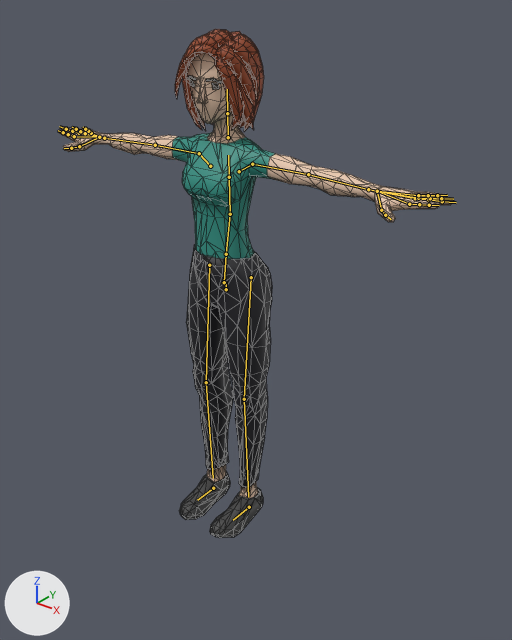
One commit to the glTF model js/models/avatars/club-crowd-f2.glb: the scene before it, then after it.
Rendered twice from a 50 mm lens placed at (1.555, -1.839, 1.991), pointed at (0.155, -0.09, 0.907). The axes (+X, +Y, +Z) are drawn at lower left. The lights are the same throughout. The picture after the commit comes second. The bones that change, and the others that lie on the model, are drawn over the model as lines. Mesh edges are drawn as thin lines.

In view in the first picture: 'Casual_Body'.
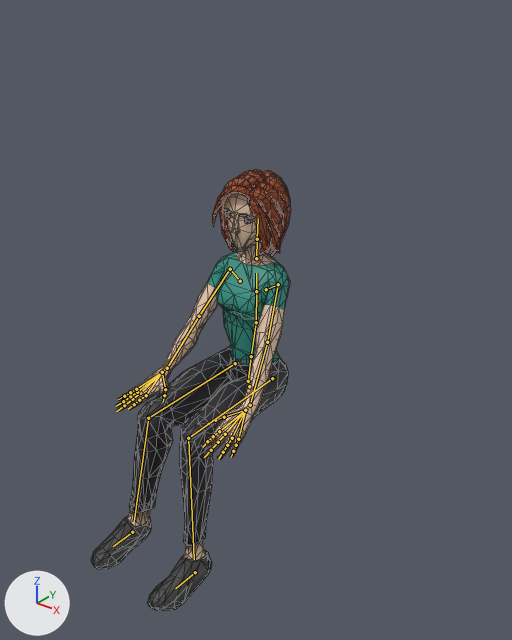
The newer file adds an action. The first version stands in its rest pose; the second is drawn at frame 0 of the action 'Seated_Low_Loop'.

The change in detail:
Bone 'Body' (bone_body) moves from (0.0, 0.0, 0.0) to (0.0, -0.47, -0.13).
Bone 'Body' (bone_body) turns from (0, 0, 0) to (-3, 0, 0) degrees about its own x, y and z.
Bone 'Head' (bone_head) turns from (0, 0, 0) to (-1, -2, 0) degrees about its own x, y and z.
Bone 'UpperArm.L' (bone_upperarm_l) turns from (0, 0, 0) to (-59, -20, -38) degrees about its own x, y and z.
Bone 'LowerArm.L' (bone_lowerarm_l) turns from (0, 0, 0) to (-2, 9, 4) degrees about its own x, y and z.
Bone 'Wrist.L' (bone_wrist_l) turns from (0, 0, 0) to (19, 30, -26) degrees about its own x, y and z.
Bone 'UpperArm.R' (bone_upperarm_r) turns from (0, 0, 0) to (-58, 20, 39) degrees about its own x, y and z.
Bone 'LowerArm.R' (bone_lowerarm_r) turns from (0, 0, 0) to (-2, -9, -4) degrees about its own x, y and z.
Bone 'Wrist.R' (bone_wrist_r) turns from (0, 0, 0) to (19, -28, 26) degrees about its own x, y and z.
Bone 'UpperLeg.L' (bone_upperleg_l) turns from (0, 0, 0) to (-80, 0, 0) degrees about its own x, y and z.
Bone 'LowerLeg.L' (bone_lowerleg_l) turns from (0, 0, 0) to (73, 7, -1) degrees about its own x, y and z.
Bone 'UpperLeg.R' (bone_upperleg_r) turns from (0, 0, 0) to (-80, 0, 0) degrees about its own x, y and z.
Bone 'LowerLeg.R' (bone_lowerleg_r) turns from (0, 0, 0) to (73, -7, 1) degrees about its own x, y and z.
Bone 'Foot.L' (bone_foot_l) moves from (0.0, 0.0, 0.0) to (0.07, 0.4, 0.002).
Bone 'Foot.R' (bone_foot_r) moves from (0.0, 0.0, 0.0) to (-0.07, 0.4, 0.002).

Where the change shows, as pixel boxes (x1, y1, x2, y2) in the pictures (512 x 640 px):
'Casual_Body', posed (49% narrower, 13% shorter): before (58, 29, 454, 538); after (91, 169, 291, 611)
bone 'Body', root to tip: before (226, 289) to (226, 281); after (249, 386) to (249, 380)
bone 'Head', root to tip: before (227, 113) to (227, 89); after (257, 239) to (258, 218)
bone 'UpperArm.L', root to tip: before (252, 164) to (308, 174); after (278, 284) to (267, 342)
bone 'LowerArm.L', root to tip: before (308, 174) to (368, 189); after (267, 342) to (250, 405)
bone 'Wrist.L', root to tip: before (368, 189) to (377, 191); after (250, 405) to (245, 410)
bone 'UpperArm.R', root to tip: before (199, 153) to (155, 145); after (230, 269) to (199, 316)
bone 'LowerArm.R', root to tip: before (155, 145) to (104, 138); after (199, 316) to (167, 368)
bone 'Wrist.R', root to tip: before (104, 138) to (99, 137); after (167, 368) to (162, 372)
bone 'UpperLeg.L', root to tip: before (251, 277) to (244, 399); after (272, 378) to (188, 438)
bone 'LowerLeg.L', root to tip: before (244, 399) to (248, 497); after (188, 438) to (194, 559)
bone 'UpperLeg.R', root to tip: before (209, 265) to (206, 382); after (235, 363) to (148, 418)
bone 'LowerLeg.R', root to tip: before (206, 382) to (213, 478); after (148, 418) to (134, 521)
bone 'Foot.L', root to tip: before (249, 507) to (233, 520); after (195, 572) to (175, 588)
bone 'Foot.R', root to tip: before (213, 488) to (197, 500); after (132, 532) to (113, 546)
